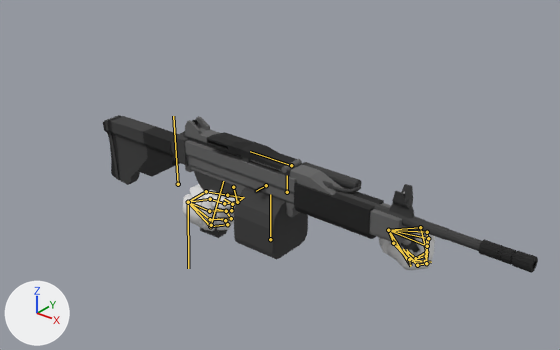
An edit to the Blender file Project/Blend Files/Animations/Molkor.A.blend, drawn before and after from the same camera.
Camera for both pictures: a camera (50 mm lens) standing at (1.517, -1.416, 1.024) and looking at (0.44, -0.069, 0.189). Every picture has the same lights, and +X, +Y and +Z are marked at lower left. The bones that bend it are drawn over the model as lines.

The first picture shows 'Arms', 'Molkor.001'.
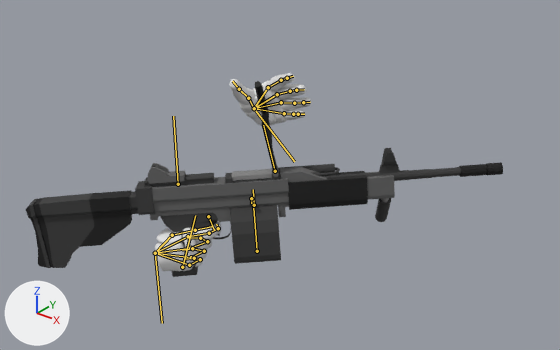
The newer file adds an action. The first version stands in its rest pose; the second is drawn at frame 42 of the action 'Reload Empty'.

Where the change shows, as pixel boxes (x1, y1, x2, y2) in the pictures (560 x 350 px):
'Molkor.001', posed (10% wider, 24% taller): before (103, 115, 538, 273); after (25, 81, 503, 277)
'Arms', posed (38% narrower, 129% taller): before (182, 184, 435, 270); after (155, 73, 312, 271)
bone 'base.L', root to tip: before (388, 230) to (411, 266); after (254, 108) to (294, 161)
bone 'thumb.1.L', root to tip: before (388, 230) to (393, 243); after (254, 108) to (248, 98)
bone 'thumb.1.L.001', root to tip: before (393, 243) to (410, 261); after (248, 98) to (239, 89)
bone 'thumb.1.L.002', root to tip: before (410, 261) to (431, 262); after (239, 89) to (232, 81)
bone 'index.1.L.001', root to tip: before (420, 227) to (426, 252); after (268, 87) to (281, 80)
bone 'index.1.L.002', root to tip: before (426, 252) to (415, 258); after (281, 80) to (287, 78)
bone 'index.1.L.003', root to tip: before (415, 258) to (407, 250); after (287, 78) to (293, 76)
bone 'middle.1.L.001', root to tip: before (427, 232) to (426, 256); after (277, 94) to (290, 91)
bone 'middle.1.L.002', root to tip: before (426, 256) to (412, 260); after (290, 91) to (296, 90)
bone 'middle.1.L.003', root to tip: before (412, 260) to (403, 249); after (296, 90) to (304, 89)
bone 'ring.1.L.001', root to tip: before (428, 238) to (425, 261); after (281, 102) to (294, 103)
bone 'ring.1.L.002', root to tip: before (425, 261) to (409, 259); after (294, 103) to (303, 102)
bone 'ring.1.L.003', root to tip: before (409, 259) to (407, 249); after (303, 102) to (310, 102)
bone 'pinky.1.L.001', root to tip: before (427, 246) to (426, 263); after (284, 113) to (293, 114)
bone 'pinky.1.L.002', root to tip: before (426, 263) to (417, 265); after (293, 114) to (298, 114)
bone 'pinky.1.L.003', root to tip: before (417, 265) to (410, 257); after (298, 114) to (304, 114)
bone 'Main', root to tip: before (211, 225) to (223, 181); after (182, 267) to (195, 215)
bone 'Top Cover', root to tip: before (291, 165) to (250, 151); after (275, 171) to (263, 125)

The change in detail:
Bone 'base.L' (bone_base_l) moves from (0.447, -0.324, 0.17) to (0.194, -0.198, 0.42).
Bone 'base.L' (bone_base_l) turns from (-54, -1, 1) to (-63, -17, -46) degrees about its own x, y and z.
Bone 'thumb.1.L' (bone_thumb_1_l) turns from (2, 8, -23) to (0, 0, 0) degrees about its own x, y and z.
Bone 'thumb.1.L.001' (bone_thumb_1_l_001) turns from (-33, 34, -46) to (0, 0, 0) degrees about its own x, y and z.
Bone 'thumb.1.L.002' (bone_thumb_1_l_002) turns from (-26, -15, -41) to (0, 0, 0) degrees about its own x, y and z.
Bone 'index.1.L.001' (bone_index_1_l_001) turns from (0, 0, -65) to (0, 0, 0) degrees about its own x, y and z.
Bone 'index.1.L.002' (bone_index_1_l_002) turns from (0, 0, -65) to (0, 0, 0) degrees about its own x, y and z.
Bone 'index.1.L.003' (bone_index_1_l_003) turns from (0, 0, -65) to (0, 0, 0) degrees about its own x, y and z.
Bone 'middle.1.L.001' (bone_middle_1_l_001) turns from (0, 0, -65) to (0, 0, 0) degrees about its own x, y and z.
Bone 'middle.1.L.002' (bone_middle_1_l_002) turns from (0, 0, -65) to (0, 0, 0) degrees about its own x, y and z.
Bone 'middle.1.L.003' (bone_middle_1_l_003) turns from (0, 0, -65) to (0, 0, 0) degrees about its own x, y and z.
Bone 'ring.1.L.001' (bone_ring_1_l_001) turns from (-9, 5, -66) to (0, 0, 0) degrees about its own x, y and z.
Bone 'ring.1.L.002' (bone_ring_1_l_002) turns from (-5, 3, -93) to (0, 0, 0) degrees about its own x, y and z.
Bone 'ring.1.L.003' (bone_ring_1_l_003) turns from (0, 0, -65) to (0, 0, 0) degrees about its own x, y and z.
Bone 'pinky.1.L.001' (bone_pinky_1_l_001) turns from (-20, 10, -55) to (0, 0, 0) degrees about its own x, y and z.
Bone 'pinky.1.L.002' (bone_pinky_1_l_002) turns from (-1, 0, -76) to (0, 0, 0) degrees about its own x, y and z.
Bone 'pinky.1.L.003' (bone_pinky_1_l_003) turns from (0, 0, -65) to (0, 0, 0) degrees about its own x, y and z.
Bone 'Main' (bone_main) moves from (-0.373, 0.181, -0.142) to (-0.366, 0.057, -0.21).
Bone 'Main' (bone_main) turns from (0, 0, 0) to (20, 37, 0) degrees about its own x, y and z.
Bone 'Top Cover' (bone_top_cover) turns from (0, 0, 0) to (80, 0, 0) degrees about its own x, y and z.
